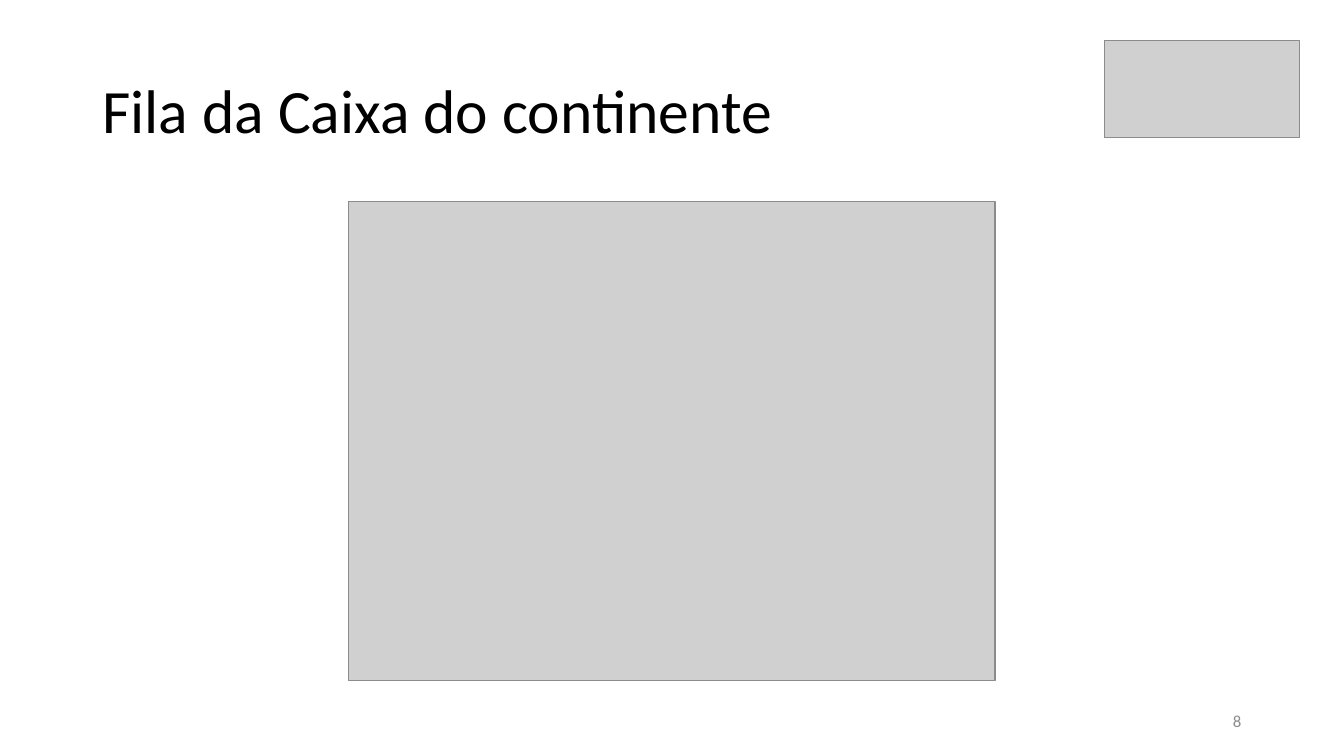
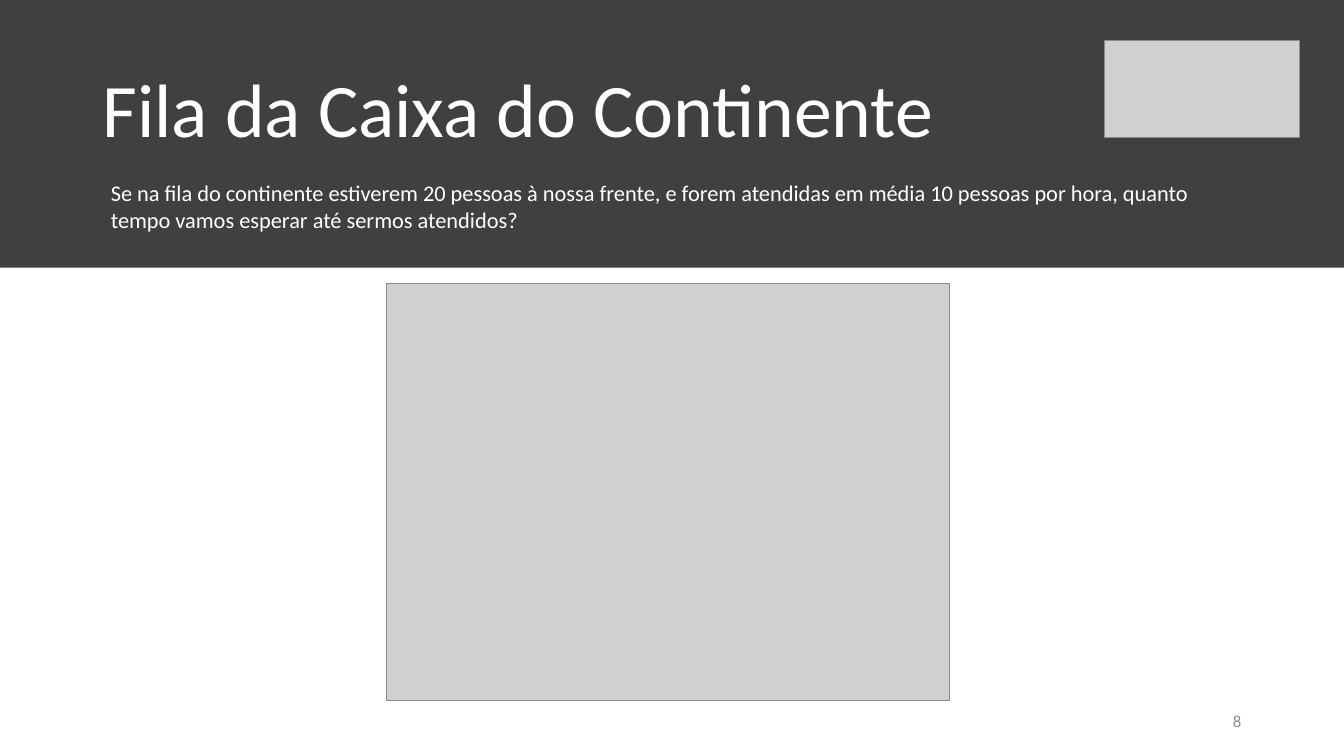
Before and after one commit to RodrigoCoelho7/probabilistic_programming, a slide deck: slide 8 of Short Talks/Poisson and Gamma distributions/Distribuição de Poisson e Gamma.pptx. Drawn at 1344x756 pixels with LibreOffice and Linux fonts; fonts in the diff are those of the drawing; grey boxes stand for pictures. Boxes give left, top, right and bottom in pixels: in the first picture for what was removed or moved away, otherwise in the second. Text is boxed around its words. In the diff, an @@ line names an element or a change of style, - is before the commit and + after.

```diff
--- a/Short Talks/Poisson and Gamma distributions/Distribuição de Poisson e Gamma.pptx
+++ b/Short Talks/Poisson and Gamma distributions/Distribuição de Poisson e Gamma.pptx
@@ rectangle added at (0,0,1344,268), fill #404040 @@
@@ title at (102,84,933,138): text changed; size 44 to 54 pt; text colour #000000 to #FFFFFF @@
-Fila da Caixa do continente
+Fila da Caixa do Continente
@@ text added at (111,185,1188,232), 16 pt, text #FFFFFF @@
+Se na fila do continente estiverem 20 pessoas à nossa frente, e forem atendidas em média 10 pessoas por hora, quanto tempo vamos esperar até sermos atendidos?
@@ picture: place and size @@
-picture at (349,202,995,682)
+picture at (386,283,949,701)
```
Also in this commit, not shown: 5 other slides changed, 2 slides added, 1 slide removed.
